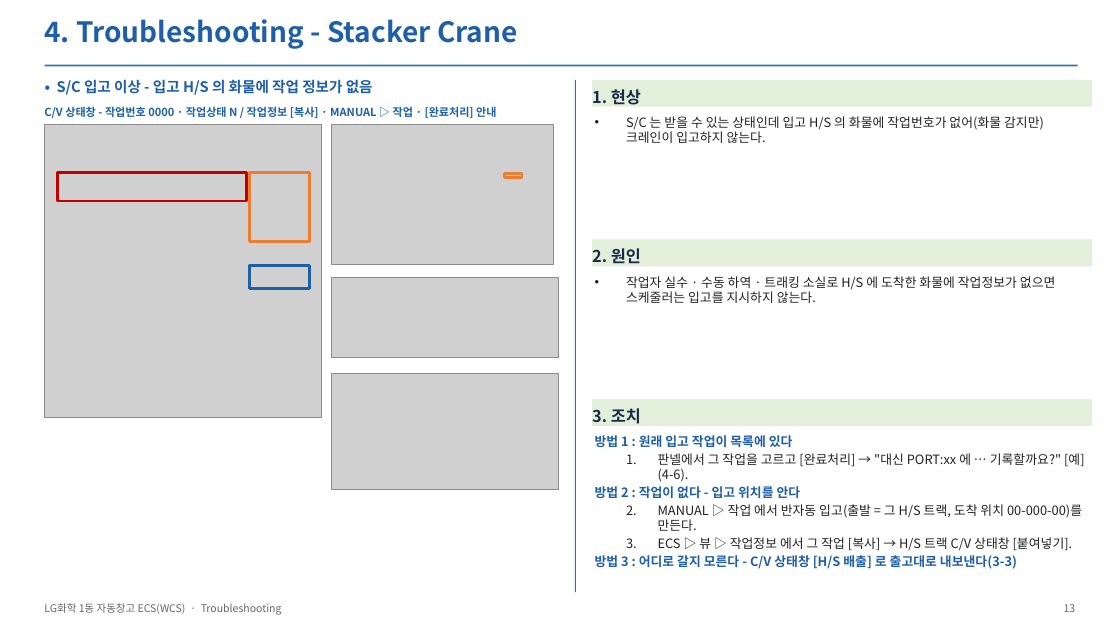
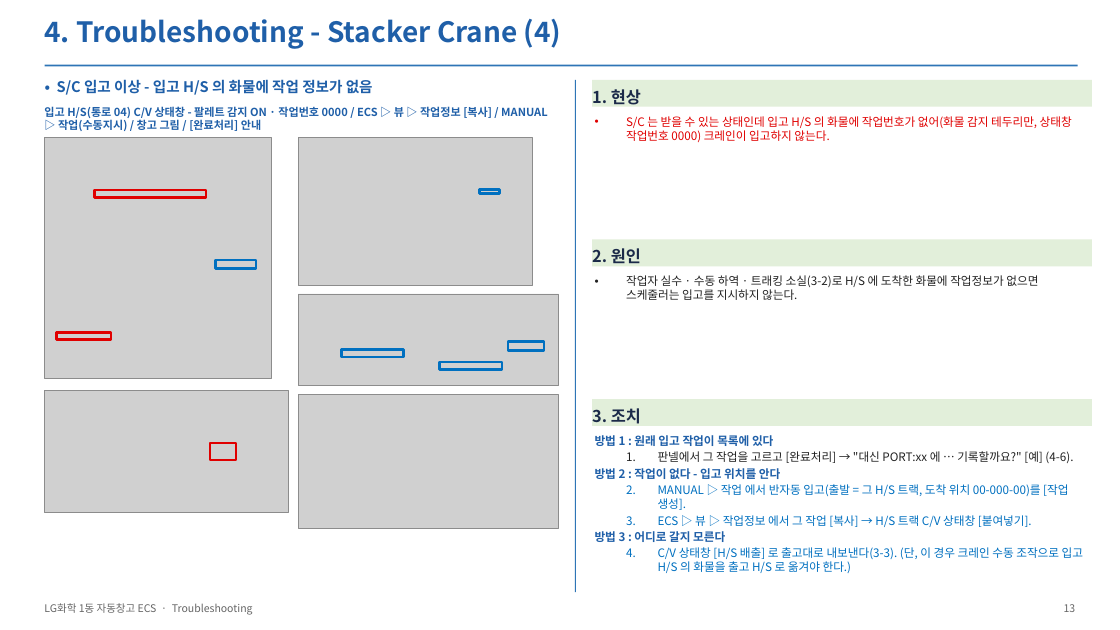
Before and after one commit to yeorijby-coder/LGLS_ALL, a slide deck: slide 13 of docs/산출물_20261110/05_ECS_Troubleshooting.pptx. Drawn at 1120x630 pixels with LibreOffice and Linux fonts; fonts in the diff are those of the drawing; grey boxes stand for pictures. Boxes give left, top, right and bottom in pixels: in the first picture for what was removed or moved away, otherwise in the second. Text is boxed around its words. In the diff, an @@ line names an element or a change of style, - is before the commit and + after.

```diff
--- a/docs/산출물_20261110/05_ECS_Troubleshooting.pptx
+++ b/docs/산출물_20261110/05_ECS_Troubleshooting.pptx
@@ text at (44, 19, 562, 49): text changed @@
-4. Troubleshooting - Stacker Crane
+4. Troubleshooting - Stacker Crane (4)
@@ text at (44, 106, 547, 131): text changed @@
-C/V 상태창 - 작업번호 0000 · 작업상태 N / 작업정보 [복사] · MANUAL ▷ 작업 · [완료처리] 안내
+입고 H/S(통로 04) C/V 상태창 - 팔레트 감지 ON · 작업번호 0000 / ECS ▷ 뷰 ▷ 작업정보 [복사] / MANUAL ▷ 작업(수동지시) / 창고 그림 / [완료처리] 안내
@@ text at (626, 116, 1072, 142): text changed; size 11 to 10 pt; text colour #222222 to #E00000 @@
-• S/C 는 받을 수 있는 상태인데 입고 H/S 의 화물에 작업번호가 없어(화물 감지만) 크레인이 입고하지 않는다.
+• S/C 는 받을 수 있는 상태인데 입고 H/S 의 화물에 작업번호가 없어(화물 감지 테두리만, 상태창 작업번호 0000) 크레인이 입고하지 않는다.
@@ picture: place and size @@
-picture at (45, 124, 322, 418)
+picture at (45, 138, 271, 378)
@@ picture: place and size @@
-picture at (332, 124, 554, 265)
+picture at (298, 138, 532, 286)
@@ rectangle removed at (250, 172, 309, 242) @@
@@ rectangle: place and size @@
-rectangle at (57, 172, 246, 201)
+rectangle at (95, 190, 207, 197)
@@ rectangle at (95, 190, 207, 197): outline #C00000 2.25 pt to #E00000 2.25 pt @@
@@ rectangle: place and size @@
-rectangle at (504, 174, 522, 178)
+rectangle at (480, 190, 500, 194)
@@ rectangle at (480, 190, 500, 194): outline #ED7D31 2.25 pt to #0070C0 2.25 pt @@
@@ rectangle: place and size @@
-rectangle at (250, 266, 309, 288)
+rectangle at (216, 260, 256, 269)
@@ rectangle at (216, 260, 256, 269): outline #1F5FA8 2.25 pt to #0070C0 2.25 pt @@
@@ picture: place and size @@
-picture at (332, 277, 559, 357)
+picture at (298, 294, 559, 386)
@@ text at (626, 275, 1038, 300): text changed; size 11 to 10 pt @@
-• 작업자 실수 · 수동 하역 · 트래킹 소실로 H/S 에 도착한 화물에 작업정보가 없으면 스케줄러는 입고를 지시하지 않는다.
+• 작업자 실수 · 수동 하역 · 트래킹 소실(3-2)로 H/S 에 도착한 화물에 작업정보가 없으면 스케줄러는 입고를 지시하지 않는다.
@@ rectangle added at (56, 333, 111, 339), outline #E00000 2.25 pt @@
@@ rectangle added at (341, 350, 403, 357), outline #0070C0 2.25 pt @@
@@ rectangle added at (508, 342, 544, 351), outline #0070C0 2.25 pt @@
@@ rectangle added at (440, 362, 502, 370), outline #0070C0 2.25 pt @@
@@ picture added at (45, 391, 288, 513) @@
@@ picture: place and size @@
-picture at (332, 374, 559, 490)
+picture at (298, 395, 559, 528)
@@ rectangle added at (210, 443, 236, 460), outline #E00000 2.25 pt @@
@@ text at (595, 435, 1073, 527): size 11 to 10 pt in "방법 1 : 원래 입고 작업이 목록에 ...", "판넬에서 그 작업을 고르고 [완료처리] → "대신 ...", "방법 2 : 작업이 없다 - 입고 ...", "ECS ▷ 뷰 ▷ 작업정보 에서 그 ..."; text colour #222222 to #0070C0 in "ECS ▷ 뷰 ▷ 작업정보 에서 그 ..." @@
@@ text at (658, 484, 1068, 510): text changed; size 11 to 10 pt; text colour #222222 to #0070C0 @@
-  1. MANUAL ▷ 작업 에서 반자동 입고(출발 = 그 H/S 트랙, 도착 위치 00-000-00)를 만든다.
+  1. MANUAL ▷ 작업 에서 반자동 입고(출발 = 그 H/S 트랙, 도착 위치 00-000-00)를 [작업 생성].
@@ text at (595, 531, 1083, 573): text changed; size 11 to 10 pt; text colour #1F5FA8 to #0070C0; bold off @@
-방법 3 : 어디로 갈지 모른다 - C/V 상태창 [H/S 배출] 로 출고대로 내보낸다(3-3)
+방법 3 : 어디로 갈지 모른다
+  1. C/V 상태창 [H/S 배출] 로 출고대로 내보낸다(3-3). (단, 이 경우 크레인 수동 조작으로 입고 H/S 의 화물을 출고 H/S 로 옮겨야 한다.)
@@ text at (44, 603, 253, 615): text changed @@
-LG화학 1동 자동창고 ECS(WCS) · Troubleshooting
+LG화학 1동 자동창고 ECS · Troubleshooting
```
Also in this commit, not shown: 23 other slides changed, 1 slide removed, 18 other files.
